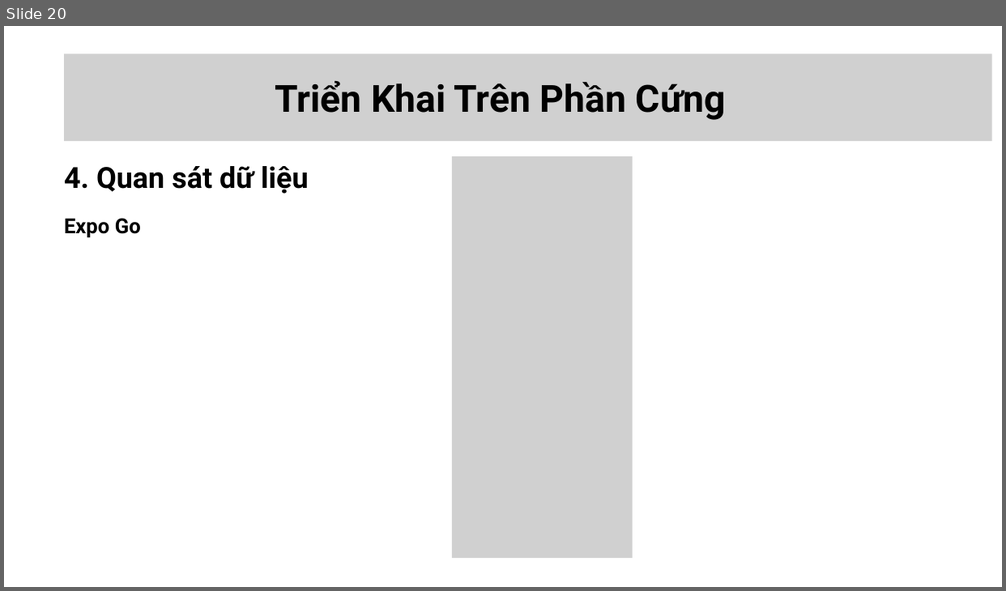
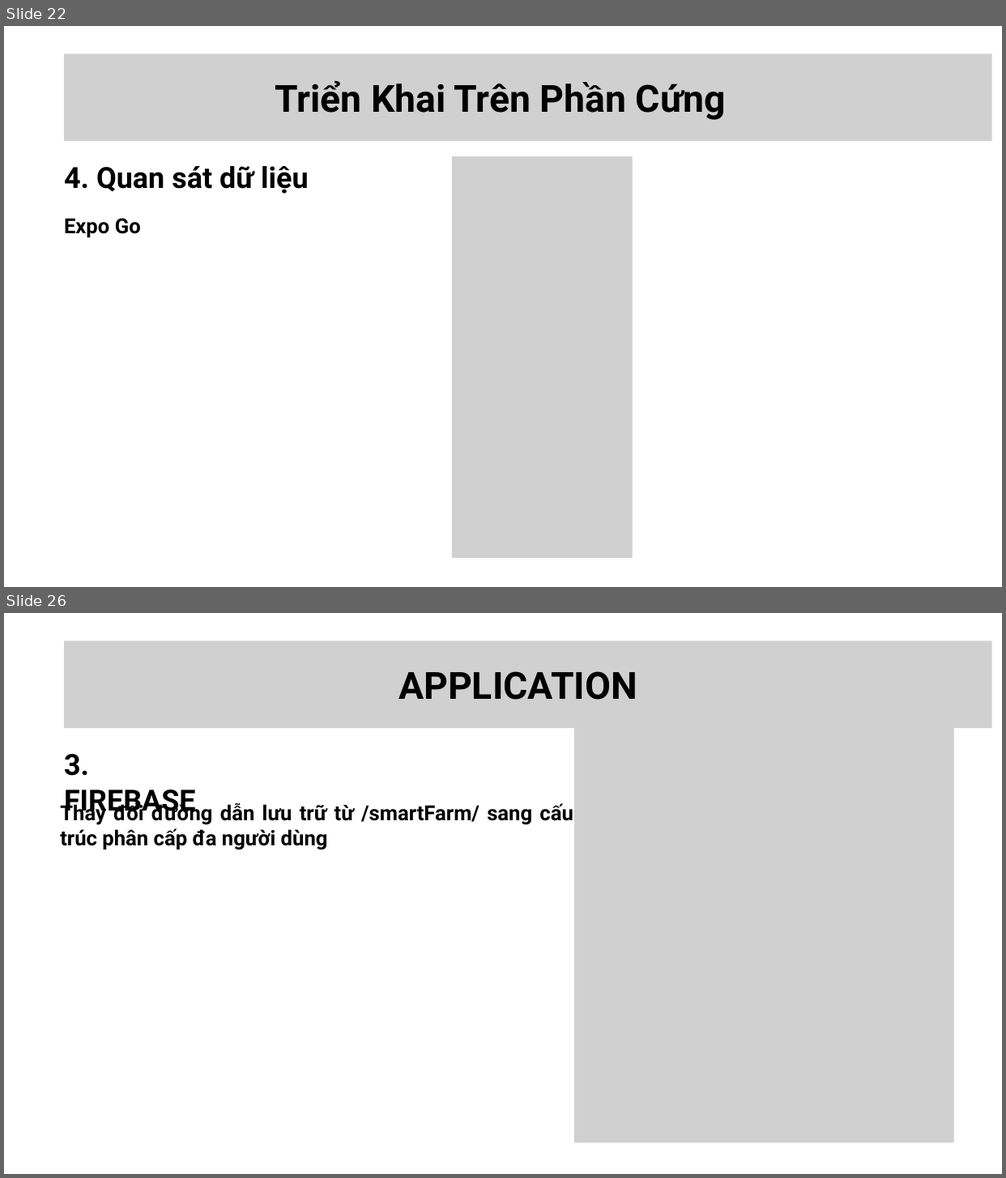
Before and after one commit to TriNgz-sketch/Esp32_Di-Dong, a slide deck: Slidebaocao.pptx. Shown one above the other, each under a label of ours: slide 20 before the commit, slides 22 and 26 after it; the slides between them are not shown. The pictures are 1006x591 and 1006x1178 pixels, drawn with LibreOffice and Linux fonts; fonts in the diff are those of the drawing; grey boxes stand for pictures. Boxes give left, top, right and bottom in pixels: in the first picture for what was removed or moved away, otherwise in the second. Text is boxed around its words. In the diff, an @@ line names an element or a change of style, - is before the commit and + after.

```diff
--- a/Slidebaocao.pptx
+++ b/Slidebaocao.pptx
@@ slide 26 added at [4,613,1002,1174], background #FFFFFF @@
@@ picture added at [64,641,992,728] @@
@@ text added at [398,671,637,700], 54.1 pt, text #000000, bold @@
+APPLICATION
@@ picture added at [574,728,954,1144] @@
@@ text added at [64,754,196,817], 42 pt, text #000000, bold @@
+3. FIREBASE
@@ text added at [60,802,573,850], 30 pt, text #000000, bold @@
+Thay đổi đường dẫn lưu trữ từ /smartFarm/ sang cấu trúc phân cấp đa người dùng
@@ what was slide 20 is now slide 22 @@
```
Also in this commit, not shown: 3 slides changed, 7 other slides added, 1 slide removed, 2 other files.
